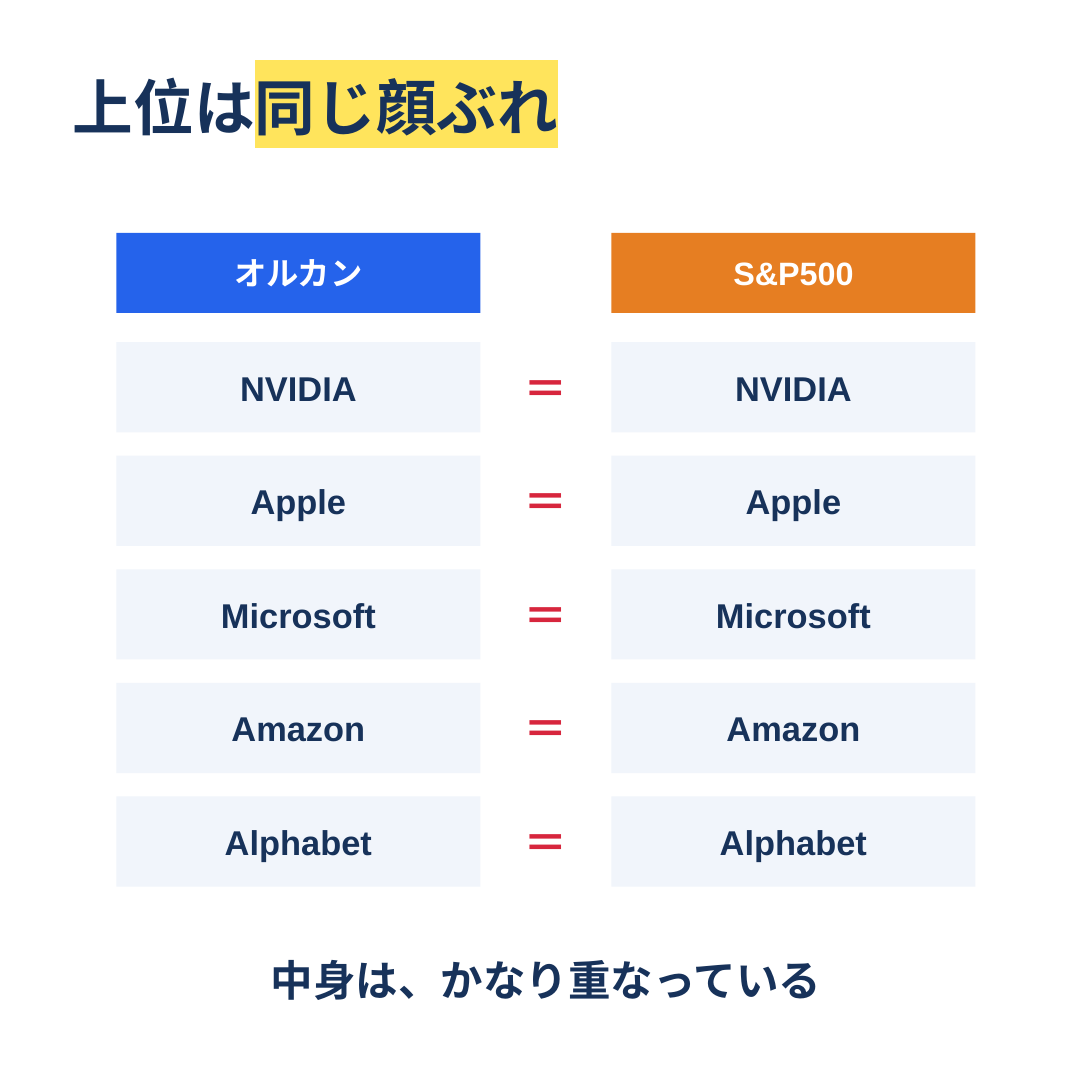
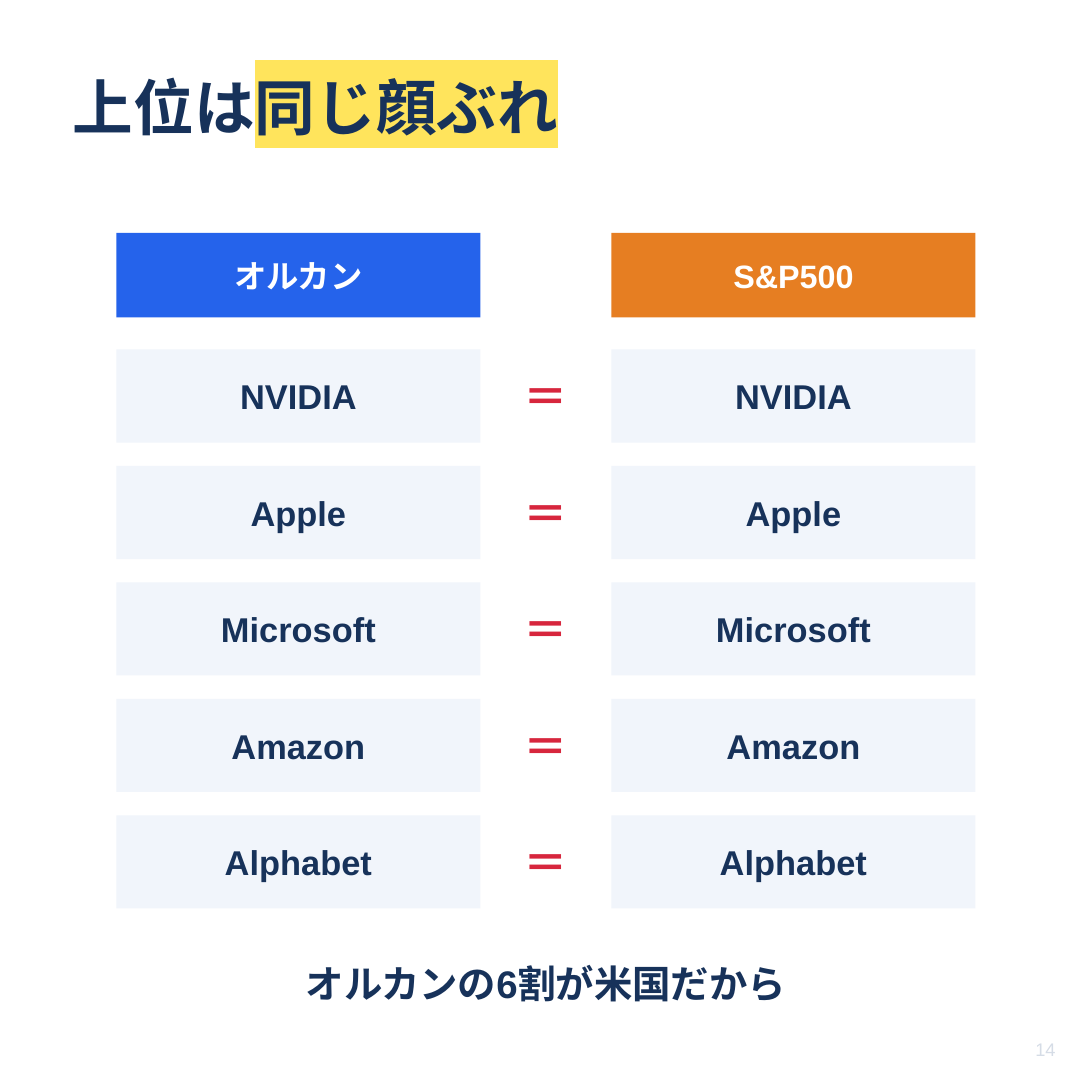
Before and after one commit to kobanker/test-project, a slide deck: slide 14 of youtube/2026-07-28-slides-5fund.pptx (slide 11 before the commit). Drawn at 1092x1092 pixels with LibreOffice and Linux fonts; fonts in the diff are those of the drawing. Boxes give left, top, right and bottom in pixels: in the first picture for what was removed or moved away, otherwise in the second. Text is boxed around its words. In the diff, an @@ line names an element or a change of style, - is before the commit and + after.

```diff
--- a/youtube/2026-07-28-slides-5fund.pptx
+++ b/youtube/2026-07-28-slides-5fund.pptx
@@ rectangle: place and size @@
-rectangle at bbox=[116, 233, 480, 313]
+rectangle at bbox=[116, 233, 480, 317]
@@ rectangle: place and size @@
-rectangle at bbox=[612, 233, 976, 313]
+rectangle at bbox=[612, 233, 976, 317]
@@ text "NVIDIA": place and size @@
-text "NVIDIA" at bbox=[240, 377, 357, 401]
+text "NVIDIA" at bbox=[240, 385, 357, 409]
@@ rectangle: place and size @@
-rectangle at bbox=[116, 342, 480, 432]
+rectangle at bbox=[116, 349, 480, 443]
@@ text "＝" rewrapped from bbox=[480, 342, 612, 432] to bbox=[480, 349, 612, 443] @@
@@ text "NVIDIA": place and size @@
-text "NVIDIA" at bbox=[735, 377, 852, 401]
+text "NVIDIA" at bbox=[735, 385, 852, 409]
@@ rectangle: place and size @@
-rectangle at bbox=[612, 342, 976, 432]
+rectangle at bbox=[612, 349, 976, 443]
@@ 3 texts, 2 rectangles: place and size @@
-3 texts, 2 rectangles at bbox=[116, 456, 976, 546]
+3 texts, 2 rectangles at bbox=[116, 466, 976, 559]
@@ 6 texts, 4 rectangles: place and size @@
-6 texts, 4 rectangles at bbox=[116, 569, 976, 773]
+6 texts, 4 rectangles at bbox=[116, 582, 976, 792]
@@ 3 texts, 2 rectangles: place and size @@
-3 texts, 2 rectangles at bbox=[116, 796, 976, 887]
+3 texts, 2 rectangles at bbox=[116, 815, 976, 909]
@@ text at bbox=[306, 965, 786, 1002]: text changed; size 21 to 19 pt @@
-中身は、かなり重なっている
+オルカンの6割が米国だから
@@ text added at bbox=[1035, 1044, 1055, 1056], 9 pt, text #D5DCE6 @@
+14
```
Also in this commit, not shown: 25 other slides changed, 22 slides added, 4 slides removed, 2 other files.
